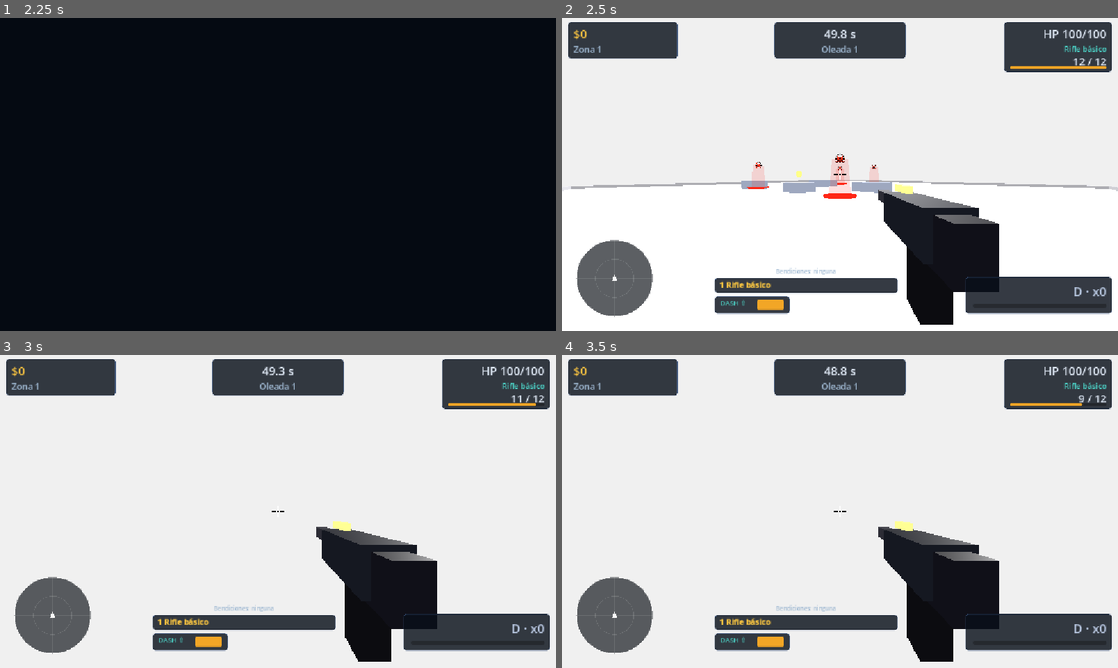
Above: before the commit, frames 1-4 (two rows, left to right).
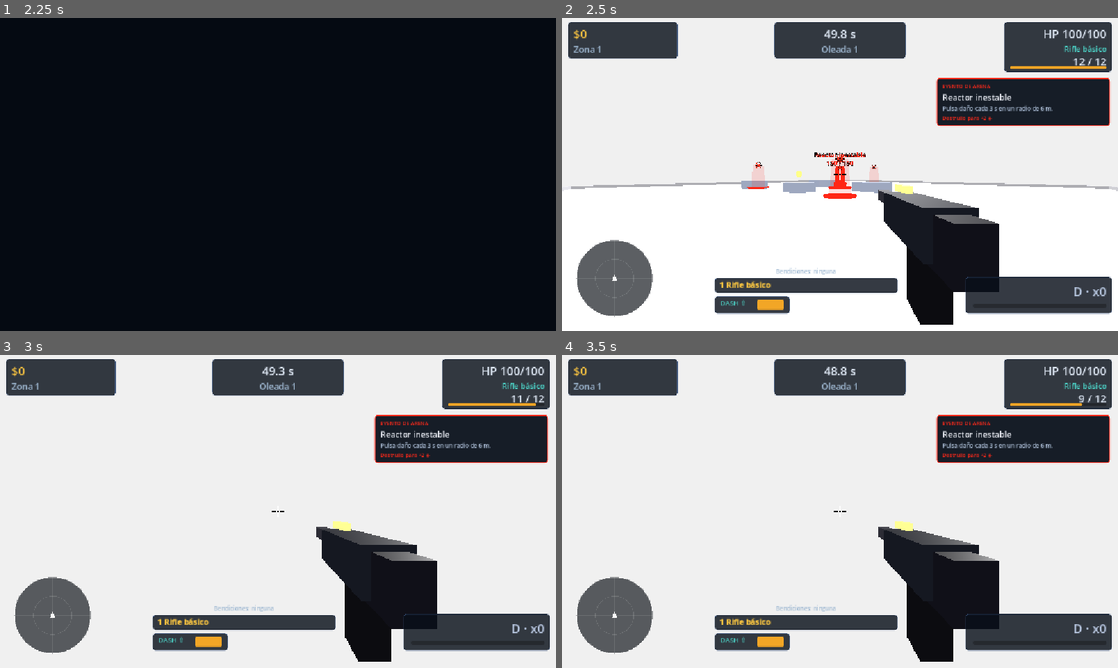
Above: after the commit, the same moments.

Repository: Veilen1/Deadline
Game: Godot game, scene res://scenes/ui/main_menu.tscn
The game is run twice, just before and just after one commit, with the same random seed, the same clock (stepped at 60 frames per second) and the same inputs.
Inputs (mouse positions are in pixels of both pictures, inside the frame that each line leads up to):
- Up to frame 1 (2.25 s): click "JUGAR" at 0.5 s; click "JUGAR" at 1.25 s; click "Empezar run" at 2 s
- Up to frame 2 (2.5 s): no input
- Up to frame 3 (3 s): tap Enter at 2.75 s; move the mouse to (305, 511) at 2.77 s; press the mouse at (305, 511) at 2.78 s; hold W (move_forward) from 2.78 s (still down)
- Up to frame 4 (3.5 s): keep holding W (move_forward); tap Space (jump) at 3.02 s

Frame 1 is identical in both runs. In frame 2, 5.1% of the frame differs, in the area x 45-99%, y 19-55%; in frame 3, 4.8%; in frame 4, 4.8%.

Commit message:
feat(events): agregar eventos de arena por zona con recompensa

Diff:
--- a/scenes/actors/player/player.gd
+++ b/scenes/actors/player/player.gd
@@ -77,6 +77,8 @@
 var _contract_damage_taken: float = 1.0
 var _contract_ammo_regen: float = 1.0
 var _launch_ignore_floor: int = 0
+var _slow_timer: float = 0.0
+var _slow_mult: float = 1.0
 var _blessing_damage_mult: float = 1.0
 var _blessing_fire_rate_mult: float = 1.0
 var _blessing_regen_bonus: float = 0.0
@@ -196,6 +198,12 @@
 	_dash_fov_kick = 6.0
 	_shake_time = 0.1
 	_shake_peak = 0.018
+
+
+func apply_slow(multiplier: float, duration: float) -> void:
+	# Campo de hielo de Zona 2: frena el movimiento, no el dash.
+	_slow_mult = minf(_slow_mult, clampf(multiplier, 0.1, 1.0))
+	_slow_timer = maxf(_slow_timer, duration)
 
 
 func _try_dash() -> void:
@@ -318,6 +326,10 @@
 	_fire_timer = maxf(_fire_timer - delta, 0.0)
 	_dash_cooldown_timer = maxf(_dash_cooldown_timer - delta, 0.0)
 	_slide_cooldown_timer = maxf(_slide_cooldown_timer - delta, 0.0)
+	if _slow_timer > 0.0:
+		_slow_timer = maxf(_slow_timer - delta, 0.0)
+		if _slow_timer <= 0.0:
+			_slow_mult = 1.0
 	if dash_trail != null:
 		dash_trail.emitting = _dash_timer > 0.0
 	_update_ammo_regen(delta)
@@ -337,12 +349,16 @@
 		velocity.z = _dash_direction.z * dash_speed
 		_dash_timer = maxf(_dash_timer - delta, 0.0)
 	elif _slide_timer > 0.0:
-		velocity.x = _slide_direction.x * move_speed * slide_speed_multiplier * _blessing_move_mult
-		velocity.z = _slide_direction.z * move_speed * slide_speed_multiplier * _blessing_move_mult
+		velocity.x = (
+			_slide_direction.x * move_speed * slide_speed_multiplier * _blessing_move_mult * _slow_mult
+		)
+		velocity.z = (
+			_slide_direction.z * move_speed * slide_speed_multiplier * _blessing_move_mult * _slow_mult
+		)
 		_slide_timer = maxf(_slide_timer - delta, 0.0)
 	else:
-		velocity.x = direction.x * move_speed * _blessing_move_mult
-		velocity.z = direction.z * move_speed * _blessing_move_mult
+		velocity.x = direction.x * move_speed * _blessing_move_mult * _slow_mult
+		velocity.z = direction.z * move_speed * _blessing_move_mult * _slow_mult
 
 	if _launch_ignore_floor > 0:
 		_launch_ignore_floor -= 1
--- /dev/null
+++ b/scenes/levels/arena_event.gd
@@ -0,0 +1,229 @@
+extends Node3D
+
+## Evento de arena destructible. Según `event_kind` pulsa daño, ralentiza al
+## jugador o dispara proyectiles. Al destruirlo entrega núcleos extra.
+
+const PROJECTILE_SCENE: PackedScene = preload("res://scenes/effects/enemy_projectile.tscn")
+const SLAM_WAVE_SCENE: PackedScene = preload("res://scenes/effects/slam_wave.tscn")
+
+@export var event_kind: String = "pulse"
+@export var title: String = "Reactor inestable"
+@export var description: String = "Pulsa daño en el área."
+@export var max_health: float = 150.0
+@export var core_reward: int = 2
+@export var radius: float = 6.0
+
+@export_group("Pulse")
+@export var pulse_damage: float = 8.0
+@export var pulse_interval: float = 3.0
+
+@export_group("Slow")
+@export var slow_multiplier: float = 0.6
+@export var slow_duration: float = 0.8
+@export var slow_interval: float = 0.6
+
+@export_group("Turret")
+@export var projectile_damage: float = 14.0
+@export var projectile_interval: float = 1.5
+@export var projectile_speed: float = 20.0
+
+@onready var _core: MeshInstance3D = $Core
+@onready var _ring: MeshInstance3D = $Ring
+@onready var _label: Label3D = $Label
+@onready var _light: OmniLight3D = $Light
+
+var current_health: float
+var _timer: float = 0.0
+var _time: float = 0.0
+var _ring_base_scale: Vector3 = Vector3.ONE
+
+
+func _ready() -> void:
+	add_to_group("arena_events")
+	max_health *= (
+		GameState.cycle_enemy_health_mult() * GameState.contract_modifier("enemy_health", 1.0)
+	)
+	current_health = max_health
+	_ring_base_scale = _ring.scale
+	pulse_damage *= _enemy_damage_mult()
+	projectile_damage *= _enemy_damage_mult()
+	_timer = _initial_interval()
+	_apply_style()
+	_update_label()
+	Toast.show_toast(
+		"EVENTO DE ARENA",
+		title,
+		description,
+		"Destruilo para +%d ◈" % core_reward,
+		_accent()
+	)
+
+
+func _physics_process(delta: float) -> void:
+	if not GameState.is_run_active:
+		return
+
+	_time += delta
+	_timer -= delta
+	_update_visuals()
+
+	if _timer <= 0.0:
+		_timer = _interval()
+		_trigger()
+
+
+func _trigger() -> void:
+	var player: Node3D = _get_player()
+	if player == null:
+		return
+
+	var to_player: Vector3 = player.global_position - global_position
+	to_player.y = 0.0
+	var distance: float = to_player.length()
+
+	match event_kind:
+		"pulse":
+			if distance <= radius:
+				player.call("take_damage", pulse_damage)
+				_spawn_wave()
+		"slow":
+			if distance <= radius:
+				player.call("apply_slow", slow_multiplier, slow_duration)
+				_spawn_wave()
+		"turret":
+			if distance <= 26.0:
+				_fire_at(player)
+		_:
+			if distance <= radius:
+				player.call("take_damage", pulse_damage)
+				_spawn_wave()
+
+
+func _fire_at(player: Node3D) -> void:
+	var target: Vector3 = player.global_position + Vector3.UP * 1.0
+	var direction: Vector3 = (target - global_position).normalized()
+	var origin: Vector3 = global_position + Vector3.UP * 1.9 + direction * 0.9
+	var projectile: Node3D = PROJECTILE_SCENE.instantiate() as Node3D
+	if projectile == null:
+		return
+	get_parent().add_child(projectile)
+	projectile.call("launch", origin, target, projectile_speed, projectile_damage, 3.5, self)
+
+
+func _spawn_wave() -> void:
+	var wave: Node3D = SLAM_WAVE_SCENE.instantiate() as Node3D
+	if wave == null:
+		return
+	wave.set("color", _accent())
+	get_parent().add_child(wave)
+	wave.global_position = Vector3(global_position.x, 0.04, global_position.z)
+	wave.call("start", radius)
+
+
+func take_hit(
+	_hit_zone: String,
+	base_damage: float,
+	_base_money: int,
+	_hit_position: Vector3 = Vector3.INF
+) -> void:
+	if current_health <= 0.0:
+		return
+	current_health -= base_damage
+	_update_label()
+	_flash()
+
+	if current_health <= 0.0:
+		_destroy()
+
+
+func _destroy() -> void:
+	GameState.add_cores(core_reward)
+	Toast.show_toast(
+		"EVENTO COMPLETADO",
+		title,
+		"La arena queda un poco más tranquila.",
+		"+%d ◈" % core_reward,
+		_accent()
+	)
+	AudioDirector.play_upgrade()
+	queue_free()
+
+
+func _update_label() -> void:
+	_label.text = "%s\n%d / %d" % [title, int(ceil(current_health)), int(max_health)]
+
+
+func _flash() -> void:
+	_label.modulate = Color(1, 1, 1, 1)
+	_light.light_energy = 3.0
+	var tween: Tween = create_tween()
+	tween.tween_property(_label, "modulate", _accent(), 0.15)
+	tween.parallel().tween_property(_light, "light_energy", 0.8, 0.15)
+
+
+func _update_visuals() -> void:
+	var pulse: float = 1.0 + sin(_time * 6.0) * 0.06
+	_ring.scale = Vector3(
+		_ring_base_scale.x * pulse, _ring_base_scale.y, _ring_base_scale.z * pulse
+	)
+	_label.position.y = 3.1 + sin(_time * 2.4) * 0.06
+
+
+func _apply_style() -> void:
+	var accent: Color = _accent()
+	_core.material_override = _make_material(accent)
+	_ring.material_override = _make_material(accent)
+	_label.modulate = accent
+	_light.light_color = accent
+
+
+func _make_material(color: Color) -> StandardMaterial3D:
+	var material := StandardMaterial3D.new()
+	material.shading_mode = BaseMaterial3D.SHADING_MODE_UNSHADED
+	material.albedo_color = color
+	material.emission_enabled = true
+	material.emission = color
+	material.emission_energy_multiplier = 3.0
+	return material
+
+
+func _accent() -> Color:
+	match event_kind:
+		"slow":
+			return Color(0.3, 0.8, 1.0, 1)
+		"turret":
+			return Color(1.0, 0.55, 0.15, 1)
+		_:
+			return Color(1.0, 0.16, 0.1, 1)
+
+
+func _initial_interval() -> float:
+	match event_kind:
+		"slow":
+			return slow_interval
+		"turret":
+			return maxf(projectile_interval, 2.0)
+		_:
+			return maxf(pulse_interval, 2.5)
+
+
+func _interval() -> float:
+	match event_kind:
+		"slow":
+			return slow_interval
+		"turret":
+			return projectile_interval
+		_:
+			return pulse_interval
+
+
+func _enemy_damage_mult() -> float:
+	return (
+		Settings.enemy_damage_multiplier()
+		* GameState.cycle_enemy_damage_mult()
+		* GameState.contract_modifier("enemy_damage", 1.0)
+	)
+
+
+func _get_player() -> Node3D:
+	return get_tree().get_first_node_in_group("player") as Node3D
--- /dev/null
+++ b/scenes/levels/arena_event.tscn
@@ -0,0 +1,72 @@
+[gd_scene load_steps=7 format=3]
+
+[ext_resource type="Script" path="res://scenes/levels/arena_event.gd" id="1_event"]
+
+[sub_resource type="CylinderMesh" id="CylinderMesh_core"]
+top_radius = 0.45
+bottom_radius = 0.62
+height = 2.4
+radial_segments = 16
+
+[sub_resource type="StandardMaterial3D" id="StandardMaterial3D_core"]
+shading_mode = 0
+albedo_color = Color(1, 0.2, 0.12, 1)
+emission_enabled = true
+emission = Color(1, 0.12, 0.06, 1)
+emission_energy_multiplier = 2.5
+
+[sub_resource type="TorusMesh" id="TorusMesh_ring"]
+inner_radius = 0.95
+outer_radius = 1.15
+rings = 48
+ring_segments = 8
+
+[sub_resource type="StandardMaterial3D" id="StandardMaterial3D_ring"]
+shading_mode = 0
+albedo_color = Color(1, 0.2, 0.12, 1)
+emission_enabled = true
+emission = Color(1, 0.12, 0.06, 1)
+emission_energy_multiplier = 2.5
+
+[sub_resource type="BoxShape3D" id="BoxShape3D_hitbox"]
+size = Vector3(1.5, 2.6, 1.5)
+
+[node name="ArenaEvent" type="Node3D" groups=["arena_events"]]
+script = ExtResource("1_event")
+
+[node name="Core" type="MeshInstance3D" parent="."]
+transform = Transform3D(1, 0, 0, 0, 1, 0, 0, 0, 1, 0, 1.2, 0)
+mesh = SubResource("CylinderMesh_core")
+material_override = SubResource("StandardMaterial3D_core")
+cast_shadow = 0
+
+[node name="Ring" type="MeshInstance3D" parent="."]
+transform = Transform3D(1, 0, 0, 0, 1, 0, 0, 0, 1, 0, 0.16, 0)
+mesh = SubResource("TorusMesh_ring")
+material_override = SubResource("StandardMaterial3D_ring")
+cast_shadow = 0
+
+[node name="TorsoHitbox" type="Area3D" parent="."]
+transform = Transform3D(1, 0, 0, 0, 1, 0, 0, 0, 1, 0, 1.2, 0)
+collision_layer = 1
+collision_mask = 0
+
+[node name="CollisionShape3D" type="CollisionShape3D" parent="TorsoHitbox"]
+shape = SubResource("BoxShape3D_hitbox")
+
+[node name="Label" type="Label3D" parent="."]
+transform = Transform3D(1, 0, 0, 0, 1, 0, 0, 0, 1, 0, 3.1, 0)
+billboard = 1
+no_depth_test = true
+modulate = Color(1, 0.2, 0.12, 1)
+outline_modulate = Color(0, 0, 0, 1)
+text = "Reactor inestable\n150 / 150"
+font_size = 64
+pixel_size = 0.01
+outline_size = 10
+
+[node name="Light" type="OmniLight3D" parent="."]
+transform = Transform3D(1, 0, 0, 0, 1, 0, 0, 0, 1, 0, 1.4, 0)
+light_color = Color(1, 0.18, 0.1, 1)
+light_energy = 0.8
+omni_range = 5.0
--- a/scenes/levels/zone_01.tscn
+++ b/scenes/levels/zone_01.tscn
@@ -7,6 +7,7 @@
 [ext_resource type="PackedScene" path="res://scenes/levels/arena_block.tscn" id="5_block"]
 [ext_resource type="PackedScene" path="res://scenes/levels/jump_pad.tscn" id="6_pad"]
 [ext_resource type="PackedScene" path="res://scenes/levels/core_pickup.tscn" id="7_core"]
+[ext_resource type="PackedScene" path="res://scenes/levels/arena_event.tscn" id="8_event"]
 
 [sub_resource type="Environment" id="Environment_white"]
 background_mode = 1
@@ -81,4 +82,14 @@
 [node name="CorePickup1" parent="." instance=ExtResource("7_core")]
 position = Vector3(0, 1.5, -5)
 
+[node name="ArenaEvent" parent="." instance=ExtResource("8_event")]
+event_kind = "pulse"
+title = "Reactor inestable"
+description = "Pulsa daño cada 3 s en un radio de 6 m."
+max_health = 150.0
+core_reward = 2
+radius = 6.0
+pulse_damage = 8.0
+pulse_interval = 3.0
+
 [node name="ArenaBounds" parent="." instance=ExtResource("4_bounds")]
--- a/scenes/levels/zone_02.tscn
+++ b/scenes/levels/zone_02.tscn
@@ -9,6 +9,7 @@
 [ext_resource type="PackedScene" path="res://scenes/levels/jump_pad.tscn" id="7_pad"]
 [ext_resource type="PackedScene" path="res://scenes/levels/core_pickup.tscn" id="8_core"]
 [ext_resource type="PackedScene" path="res://scenes/actors/enemies/hound_enemy.tscn" id="9_hound"]
+[ext_resource type="PackedScene" path="res://scenes/levels/arena_event.tscn" id="10_event"]
 
 [sub_resource type="Environment" id="Environment_cold"]
 background_mode = 1
@@ -88,4 +89,15 @@
 [node name="Cover4" parent="." instance=ExtResource("5_block")]
 position = Vector3(-6, 0.4, 6)
 
+[node name="ArenaEvent" parent="." instance=ExtResource("10_event")]
+position = Vector3(-11, 0, 0)
+event_kind = "slow"
+title = "Campo de hielo"
+description = "Ralentiza al jugador dentro del radio mientras siga activo."
+max_health = 200.0
+core_reward = 2
+radius = 7.0
+slow_multiplier = 0.6
+slow_duration = 0.8
+
 [node name="ArenaBounds" parent="." instance=ExtResource("4_bounds")]
--- a/scenes/levels/zone_03.tscn
+++ b/scenes/levels/zone_03.tscn
@@ -8,6 +8,7 @@
 [ext_resource type="PackedScene" path="res://scenes/levels/arena_block.tscn" id="6_block"]
 [ext_resource type="PackedScene" path="res://scenes/levels/jump_pad.tscn" id="7_pad"]
 [ext_resource type="PackedScene" path="res://scenes/levels/core_pickup.tscn" id="8_core"]
+[ext_resource type="PackedScene" path="res://scenes/levels/arena_event.tscn" id="9_event"]
 
 [sub_resource type="Environment" id="Environment_violet"]
 background_mode = 1
@@ -107,4 +108,16 @@
 position = Vector3(0, 0.4, -8)
 scale = Vector3(1.5, 1, 1)
 
+[node name="ArenaEvent" parent="." instance=ExtResource("9_event")]
+position = Vector3(0, 0, -4)
+event_kind = "turret"
+title = "Torreta de supresión"
+description = "Dispara proyectiles a distancia mientras siga activa."
+max_health = 220.0
+core_reward = 3
+radius = 8.0
+projectile_damage = 14.0
+projectile_interval = 1.4
+projectile_speed = 20.0
+
 [node name="ArenaBounds" parent="." instance=ExtResource("4_bounds")]
Not shown, added: scenes/levels/arena_event.gd.uid
Not shown: 1 places in scenes/levels/zone_01.tscn that only renumber resources
Not shown: 1 places in scenes/levels/zone_02.tscn that only renumber resources
Not shown: 1 places in scenes/levels/zone_03.tscn that only renumber resources
